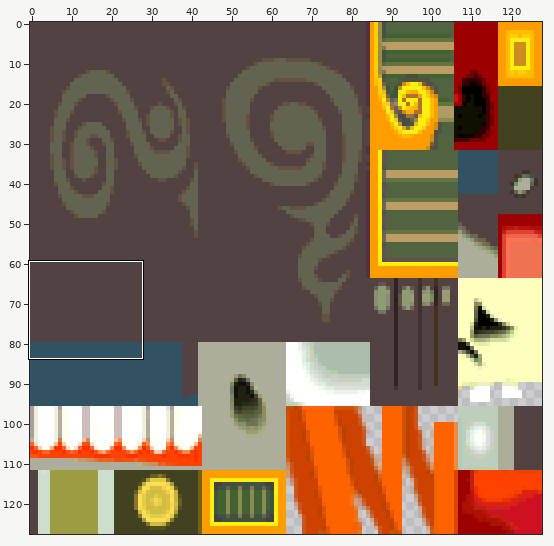
Sprite sheet, stored at textures/image/Moblin_body.png. Above: a wide view before the commit, with the close-up outlined.
Close-up. As it was:
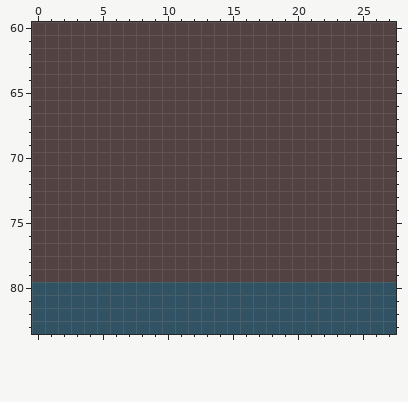
The file is 128x128 pixels. Colours within 5 levels of each other are drawn and written as one. Shown: x 0..27, y 60..83. The commit also changed other parts of the picture, which this record leaves out.
After:
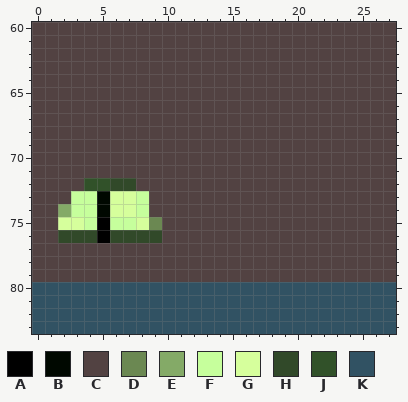
Palette (. is transparent): A #000000  B #000800  C #524242  D #6b8852  E #84aa67  F #c6ff9c  G #d6ff9c  H #314929  J #315129  K #315263
The exact change:
{"y":72,"x":4,"old":"CCCC","new":"JJHH"}
{"y":73,"x":3,"old":"CCCCCC","new":"FFBGGF"}
{"y":74,"x":2,"old":"CCCCCCC","new":"EFFBGGF"}
{"y":75,"x":2,"old":"CCCCCCCC","new":"GGFAFFGD"}
{"y":76,"x":2,"old":"CCCCCCCC","new":"HHHAHHHH"}
{"label":"changed","picture_box":[58,178,162,243]}
